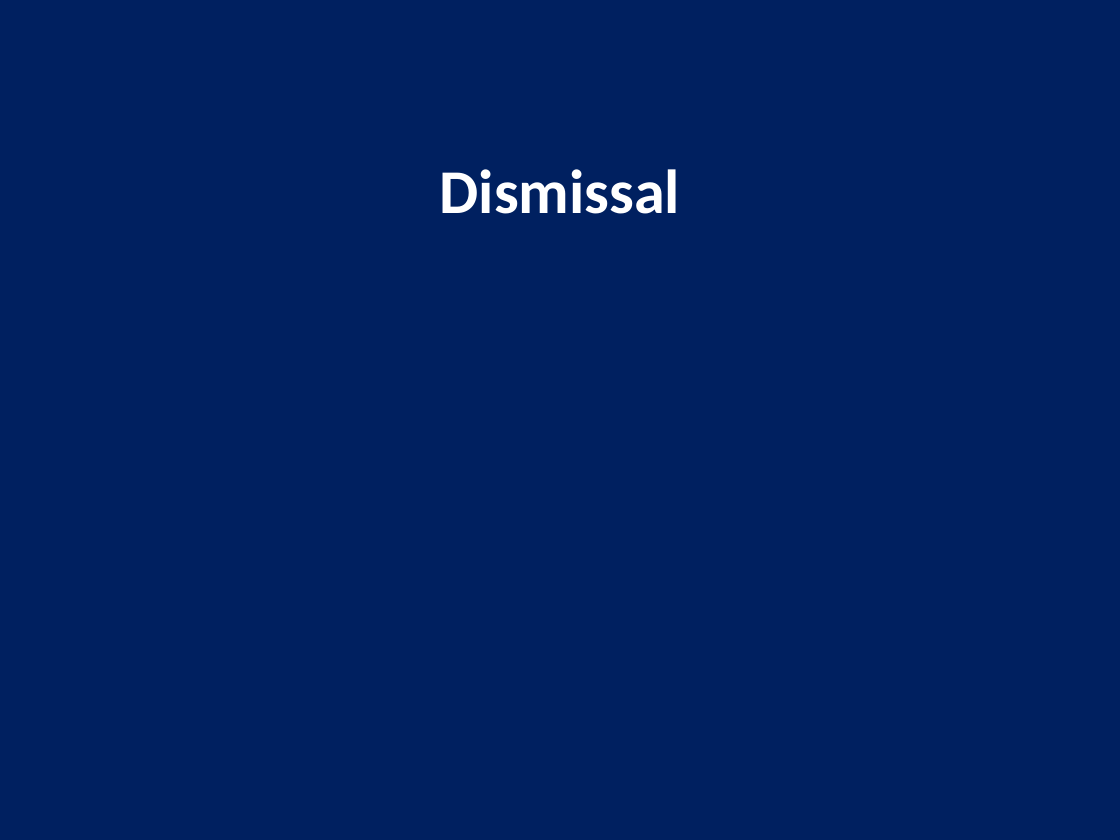
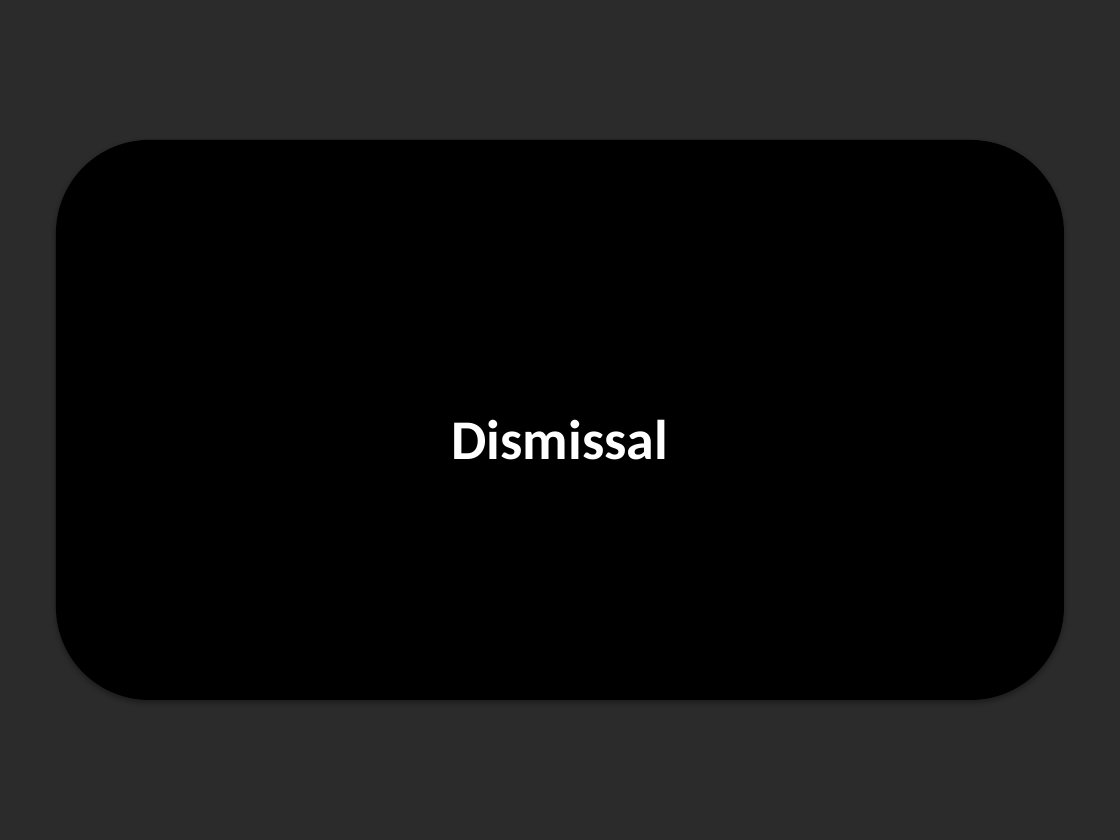
Before and after one commit to bw00786/church_slides, a slide deck: slide 15 of output/2025-10-12_Forgiveness_ServiceSlides.pptx. Drawn at 1120x840 pixels with LibreOffice and Linux fonts; fonts in the diff are those of the drawing; background and template pictures are left out; a plain dark background stands for a picture behind light text. Boxes give left, top, right and bottom in pixels: in the first picture for what was removed or moved away, otherwise in the second. Text is boxed around its words. In the diff, an @@ line names an element or a change of style, - is before the commit and + after.

```diff
--- a/output/2025-10-12_Forgiveness_ServiceSlides.pptx
+++ b/output/2025-10-12_Forgiveness_ServiceSlides.pptx
@@ background #002060 to picture (left out) @@
@@ rounded rectangle added at [56,140,1064,700], fill #000000 @@
@@ text "Dismissal": place and size @@
-text "Dismissal" at [440,169,680,214]
+text "Dismissal" at [452,419,668,460]
@@ text "Dismissal" at [452,419,668,460]: size 40 to 36 pt; vertical alignment top to middle @@
```
Also in this commit, not shown: 14 other slides changed, 9 other files.
